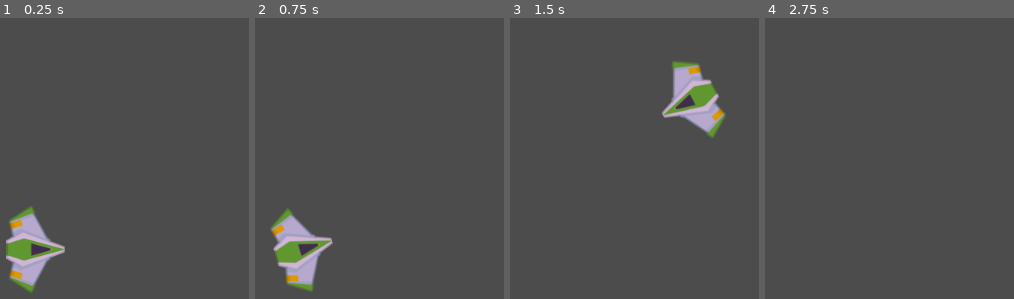
Above: before the commit, frames 1-4 (left to right).
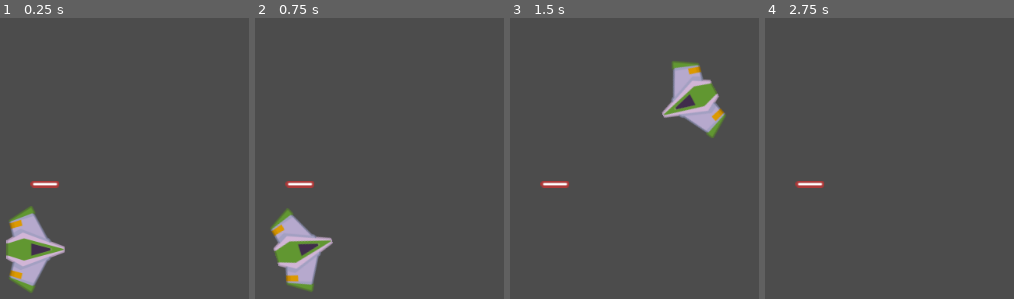
Above: after the commit, the same moments.

Repository: ismael29h/mete0rit0s-juego
Game: Godot game, scene res://Juego/Niveles/NivelTest.tscn
Two runs of this game, one before a commit and one after it. Both use one fixed random seed, a clock stepped at 60 frames per second and the inputs below.
Inputs:
- Up to frame 1 (0.25 s): no input
- Up to frame 2 (0.75 s): tap Enter at 0.5 s; hold W (mover_adelante) from 0.53 s (still down); hold A (mover_antihorario) from 0.53 s (still down)
- Up to frame 3 (1.5 s): release W (mover_adelante) at 1.28 s; release A (mover_antihorario) at 1.28 s; tap S (mover_atrás) at 1.35 s
- Up to frame 4 (2.75 s): hold W (mover_adelante) from 2.03 s (still down); hold D (mover_horario) from 2.03 s (still down)

The runs differ from the first frame. In frame 1, 0.3% of the frame differs, in the area x 12-24%, y 58-61%; in frame 2, 0.3%; in frame 3, 0.3%; in frame 4, 0.3%.

Commit message:
Agregado el cañon de la nave, falta pulir

Diff:
--- a/Juego/Naves/Player/Player.gd
+++ b/Juego/Naves/Player/Player.gd
@@ -7,6 +7,8 @@
 
 var empuje:Vector2 = Vector2.ZERO
 var dir_rotacion:int = 0
+
+onready var canion:Canion = $Canion
 
 
 func _integrate_forces(state: Physics2DDirectBodyState) -> void:
--- a/Juego/Naves/Player/Player.tscn
+++ b/Juego/Naves/Player/Player.tscn
@@ -1,7 +1,8 @@
-[gd_scene load_steps=5 format=2]
+[gd_scene load_steps=6 format=2]
 
 [ext_resource path="res://Juego/Naves/Player/player_base.png" type="Texture" id=1]
 [ext_resource path="res://Juego/Naves/Player/Player.gd" type="Script" id=2]
+[ext_resource path="res://Juego/Proyectiles/Canion.tscn" type="PackedScene" id=3]
 
 [sub_resource type="PhysicsMaterial" id=2]
 friction = 0.0
@@ -25,3 +26,14 @@
 modulate = Color( 0.203922, 0.164706, 0.113725, 1 )
 position = Vector2( -1, 2 )
 shape = SubResource( 1 )
+
+[node name="Canion" parent="." instance=ExtResource( 3 )]
+position = Vector2( -7, 0 )
+
+[node name="PunteroIzquierdo" parent="Canion" index="0"]
+position = Vector2( 0, -35 )
+
+[node name="PunteroDerecho" parent="Canion" index="1"]
+position = Vector2( 0, 35 )
+
+[editable path="Canion"]
--- a/Juego/Niveles/NivelTest.tscn
+++ b/Juego/Niveles/NivelTest.tscn
@@ -1,8 +1,12 @@
-[gd_scene load_steps=2 format=2]
+[gd_scene load_steps=3 format=2]
 
 [ext_resource path="res://Juego/Naves/Player/Player.tscn" type="PackedScene" id=1]
+[ext_resource path="res://Juego/Proyectiles/Proyectil.tscn" type="PackedScene" id=2]
 
 [node name="NivelTest" type="Node2D"]
 
 [node name="Player" parent="." instance=ExtResource( 1 )]
 position = Vector2( 481, 297 )
+
+[node name="Proyectil" parent="." instance=ExtResource( 2 )]
+position = Vector2( 493, 213 )
--- /dev/null
+++ b/Juego/Proyectiles/Canion.gd
@@ -0,0 +1,36 @@
+class_name Canion
+
+extends Node2D
+
+export var proyectil:PackedScene = null
+export var cadencia_disparo:float = 0.8
+export var velocidad_proyectil:int = 100
+export var danio_proyectil:int = 1
+
+onready var timer_enfriamiento:Timer = $TimerDisparo
+onready var disparo_sfx:AudioStreamPlayer2D = $DisparoSFX
+onready var esta_enfriado:bool = true
+onready var esta_disparando:bool = false setget set_esta_disparando # (!)
+
+var puntos_disparo:Array = []
+
+
+func _ready() -> void:
+	almacenar_puntos_disparo()
+	timer_enfriamiento.wait_time = cadencia_disparo
+
+
+func _process(delta: float) -> void:
+	if esta_disparando and esta_enfriado:
+		#disparar()
+		pass
+
+# setter
+func set_esta_disparando(disparando: bool) -> void:
+	esta_disparando = disparando
+
+
+func almacenar_puntos_disparo() -> void:
+	for nodo in get_children():
+		if nodo is Position2D:
+			puntos_disparo.append(nodo)
--- /dev/null
+++ b/Juego/Proyectiles/Canion.tscn
@@ -0,0 +1,15 @@
+[gd_scene load_steps=2 format=2]
+
+[ext_resource path="res://Juego/Proyectiles/Canion.gd" type="Script" id=1]
+
+[node name="Canion" type="Node2D"]
+script = ExtResource( 1 )
+
+[node name="PunteroIzquierdo" type="Position2D" parent="."]
+
+[node name="PunteroDerecho" type="Position2D" parent="."]
+
+[node name="DisparoSFX" type="AudioStreamPlayer2D" parent="."]
+bus = "SFX"
+
+[node name="TimerDisparo" type="Timer" parent="."]
--- /dev/null
+++ b/default_bus_layout.tres
@@ -0,0 +1,15 @@
+[gd_resource type="AudioBusLayout" format=2]
+
+[resource]
+bus/1/name = "SFX"
+bus/1/solo = false
+bus/1/mute = false
+bus/1/bypass_fx = false
+bus/1/volume_db = 0.0
+bus/1/send = "Master"
+bus/2/name = "Music"
+bus/2/solo = false
+bus/2/mute = false
+bus/2/bypass_fx = false
+bus/2/volume_db = 0.0
+bus/2/send = "Master"
--- a/project.godot
+++ b/project.godot
@@ -9,6 +9,11 @@
 config_version=4
 
 _global_script_classes=[ {
+"base": "Node2D",
+"class": "Canion",
+"language": "GDScript",
+"path": "res://Juego/Proyectiles/Canion.gd"
+}, {
 "base": "RigidBody2D",
 "class": "Player",
 "language": "GDScript",
@@ -20,6 +25,7 @@
 "path": "res://Juego/Proyectiles/Proyectil.gd"
 } ]
 _global_script_class_icons={
+"Canion": "",
 "Player": "",
 "Proyectil": ""
 }
